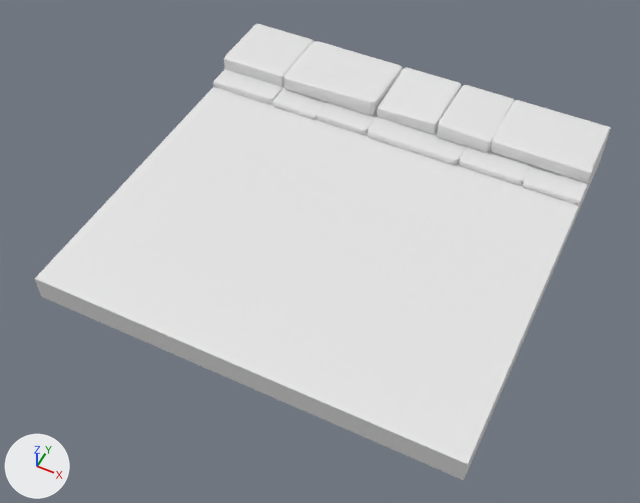
The FBX model Assets/Models/Sewer_Blockout/SM_Floor_4x4_B.fbx as it was, and as the next commit left it.
Before and after are seen from a 50 mm lens placed at (0.91, -14.7, 11.87), pointed at (-4.06, -4.74, -0.58). Lighting does not change. The marker at lower left points along +X, +Y and +Z. The picture after the commit comes second. Where no turn or scale is listed for an object, it has been applied to the vertices.
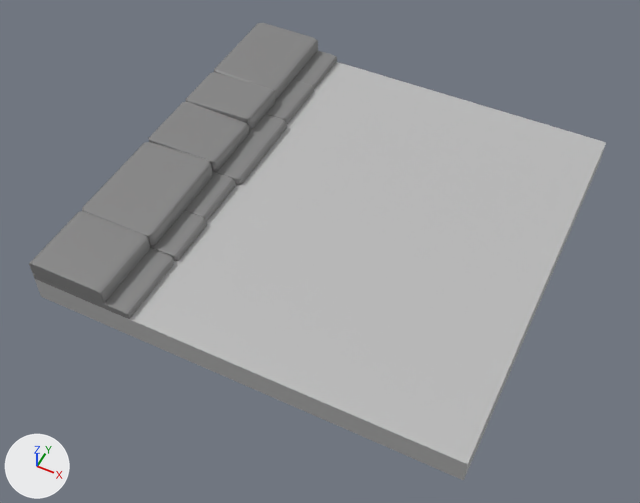
What differs and where, as boxes [x1, y1, x2, y2] in the pictures (640 x 503 px; the box of a moved part takes in the faces that stretch with it):
```json
{"object": "polySurface5913", "change": "reshaped", "before": [35, 24, 611, 480], "after": [29, 23, 606, 480]}
{"part": 1, "of": "me_mesh", "change": "moved or reshaped", "before": [284, 41, 402, 115], "after": [82, 142, 213, 246]}
{"part": 2, "of": "me_mesh", "change": "moved or reshaped", "before": [224, 24, 314, 86], "after": [29, 211, 150, 303]}
{"part": 3, "of": "me_mesh", "change": "rebuilt", "before": [213, 69, 284, 105], "after": [294, 51, 337, 89]}
{"part": 4, "of": "me_mesh", "change": "added", "after": [184, 172, 235, 221]}
{"part": 5, "of": "me_mesh", "change": "added", "after": [214, 23, 318, 99]}
{"part": 6, "of": "me_mesh", "change": "added", "after": [149, 101, 249, 172]}
{"part": 7, "of": "me_mesh", "change": "added", "after": [214, 114, 287, 185]}
{"part": 8, "of": "me_mesh", "change": "added", "after": [186, 72, 275, 130]}
{"part": 9, "of": "me_mesh", "change": "added", "after": [33, 247, 174, 319]}
{"part": 10, "of": "me_mesh", "change": "added", "after": [150, 211, 207, 261]}
{"part": 11, "of": "me_mesh", "change": "added", "after": [266, 79, 314, 124]}
{"part": 12, "of": "me_mesh", "change": "deleted", "before": [317, 67, 611, 206]}
{"part": 13, "of": "me_mesh", "change": "deleted", "before": [273, 87, 326, 120]}
{"part": 14, "of": "me_mesh", "change": "recoloured", "before": [35, 87, 606, 480], "after": [35, 62, 606, 480], "on screen": "white to grey"}
```

Edits to the scene script, one JSON object a line:
```json
{"op": "add", "block": "mat_brick", "code": ["mat_brick = principled_material('Brick')", "mat_brick.base_color = (0.231, 0.231, 0.231)  # grey #848484"]}
{"op": "add", "block": "mat_floor", "code": ["mat_floor = principled_material('Floor')", "mat_floor.base_color = (0.5, 0.5, 0.5)  # grey #bcbcbc"]}
{"block": "me_mesh", "where": "# used by ob_polysurface5913; location = (0.0, 0.0, 0.0)"}
{"op": "remove", "block": "me_mesh", "code": "me_mesh.from_pydata(...)  # 624 vertices, 600 faces; spans x -8.0..0.0, y -8.0..0.02, z -0.5..0.49"}
{"op": "add", "block": "me_mesh", "code": "me_mesh.from_pydata(...)  # 624 vertices, 600 faces; spans x -8.0..0.0, y -8.0..0.0, z -0.5..0.49"}
{"block": "me_mesh", "change": "me_mesh part 1: the loose piece of 56 vertices spanning x -6.59..-4.44, y -1.53..0.02, z 0.12..0.48 is turned 90 degrees about the z axis through its middle, then moved by (-1.71, -4.76, 0.02), in mat_brick (grey #848484)"}
{"block": "me_mesh", "change": "me_mesh part 2: the loose piece of 56 vertices spanning x -8.0..-6.56, y -1.49..0.02, z 0.12..0.44 is turned 90 degrees about the z axis through its middle, then moved by (0.04, -6.54, 0.02), in mat_brick (grey #848484)"}
{"block": "me_mesh", "change": "me_mesh part 3: the loose piece of 56 vertices spanning x -8.0..-6.56, y -1.99..0.02, z -0.01..0.15 is rebuilt with 56 vertices and now spans x -8.0..-6.02, y -1.15..0.0, z -0.01..0.15, in mat_brick (grey #848484)"}
{"block": "me_mesh", "change": "me_mesh part 4: a new loose piece of 56 vertices spanning x -8.0..-6.03, y -5.54..-4.4, z -0.01..0.18, in mat_brick (grey #848484)"}
{"block": "me_mesh", "change": "me_mesh part 5: a new loose piece of 56 vertices spanning x -8.0..-6.49, y -1.99..0.0, z 0.13..0.45, in mat_brick (grey #848484)"}
{"block": "me_mesh", "change": "me_mesh part 6: a new loose piece of 56 vertices spanning x -8.0..-6.45, y -4.43..-3.07, z 0.13..0.43, in mat_brick (grey #848484)"}
{"block": "me_mesh", "change": "me_mesh part 7: a new loose piece of 56 vertices spanning x -7.95..-5.95, y -4.4..-2.43, z -0.01..0.18, in mat_brick (grey #848484)"}
{"block": "me_mesh", "change": "me_mesh part 8: a new loose piece of 56 vertices spanning x -8.0..-6.45, y -3.08..-1.98, z 0.13..0.48, in mat_brick (grey #848484)"}
{"block": "me_mesh", "change": "me_mesh part 9: a new loose piece of 56 vertices spanning x -8.0..-6.01, y -8.0..-6.56, z -0.01..0.15, in mat_brick (grey #848484)"}
{"block": "me_mesh", "change": "me_mesh part 10: a new loose piece of 56 vertices spanning x -8.0..-5.97, y -6.6..-5.52, z -0.01..0.16, in mat_brick (grey #848484)"}
{"block": "me_mesh", "change": "me_mesh part 11: a new loose piece of 56 vertices spanning x -8.0..-6.0, y -2.43..-1.11, z 0.0..0.16, in mat_brick (grey #848484)"}
{"block": "me_mesh", "change": "me_mesh part 12: 7 loose pieces with 392 vertices, spanning x -5.55..0.0, y -2.02..0.02, z -0.01..0.49, are deleted"}
{"block": "me_mesh", "change": "me_mesh part 13"}
{"block": "me_mesh", "change": "56 vertices are removed from x -6.57..-5.53, y -2.01..0.02, z -0.01..0.12"}
{"block": "me_mesh", "change": "54 faces are deleted"}
{"block": "me_mesh", "change": "me_mesh part 14: 6 faces spanning x -8.0..0.0, y -8.0..0.0, z -0.5..0.0 switch from mat_openpbr_shader1 (white #e7e7e7) to mat_floor (grey #bcbcbc)"}
{"op": "add", "block": "me_mesh", "code": "me_mesh.materials.append(mat_brick)  # grey #848484"}
```
